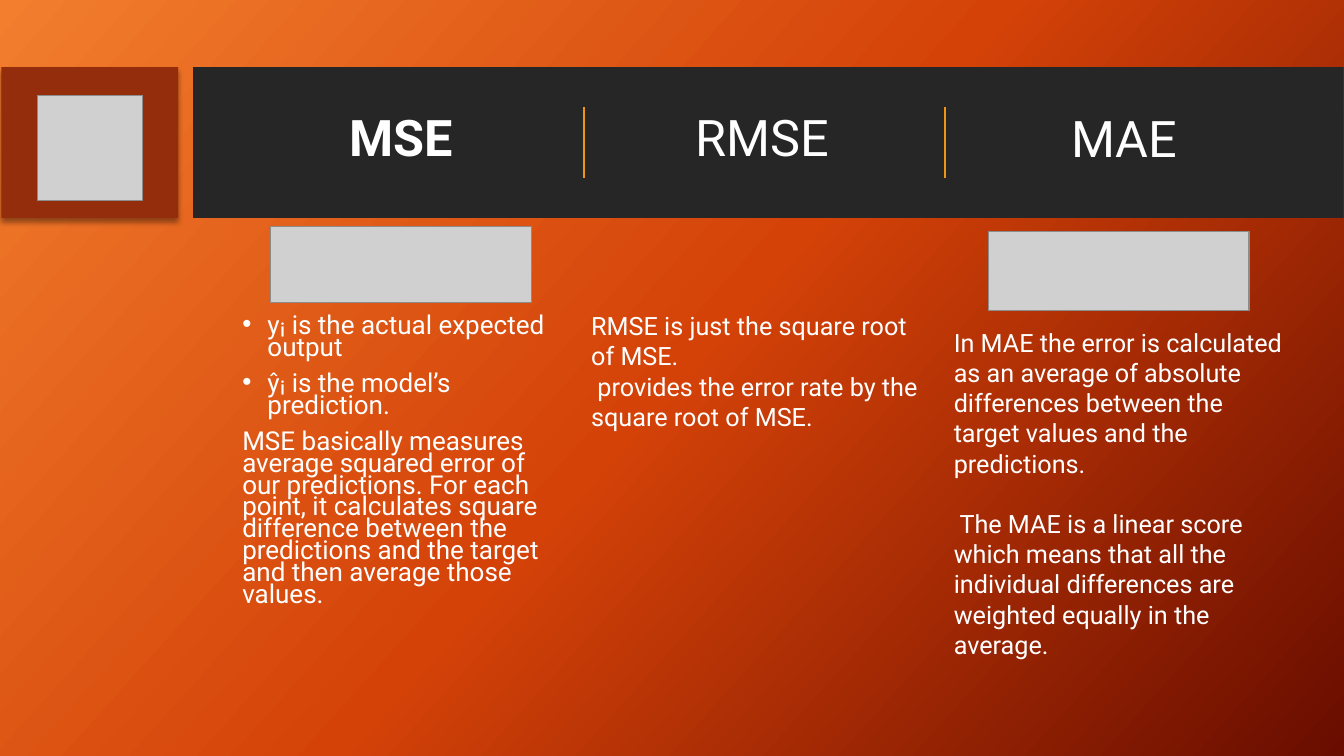
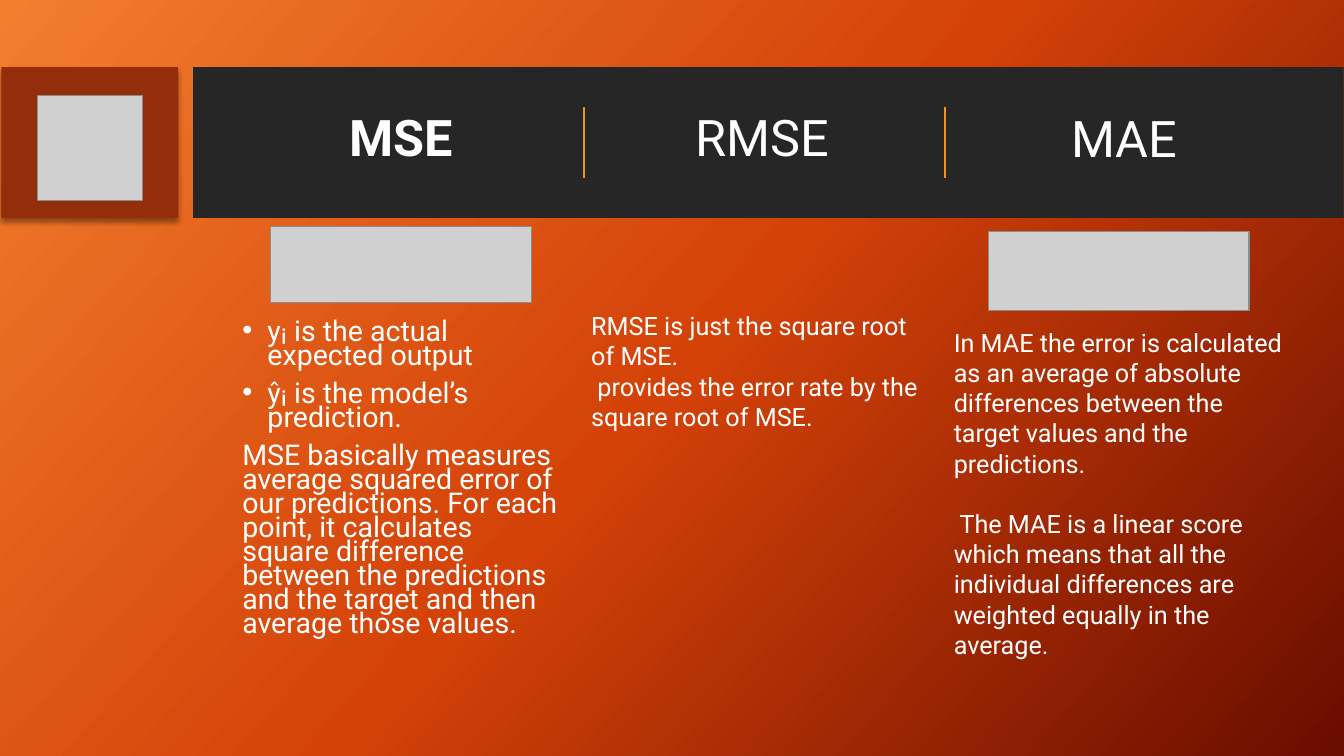
Before and after one commit to ItProject1920/data-science-project, a slide deck: slide 16 of Project Review FINAL.pptx. Drawn at 1344x756 pixels with LibreOffice and Linux fonts; fonts in the diff are those of the drawing; grey boxes stand for pictures; background and template pictures are left out. Boxes give left, top, right and bottom in pixels: in the first picture for what was removed or moved away, otherwise in the second. Text is boxed around its words. In the diff, an @@ line names an element or a change of style, - is before the commit and + after.

```diff
--- a/Project Review FINAL.pptx
+++ b/Project Review FINAL.pptx
@@ text "yᵢ is the actual expected ..." at (242, 319, 557, 639): size 18.6 to 20.4 pt @@
```
Also in this commit, not shown: 3 other slides changed.
